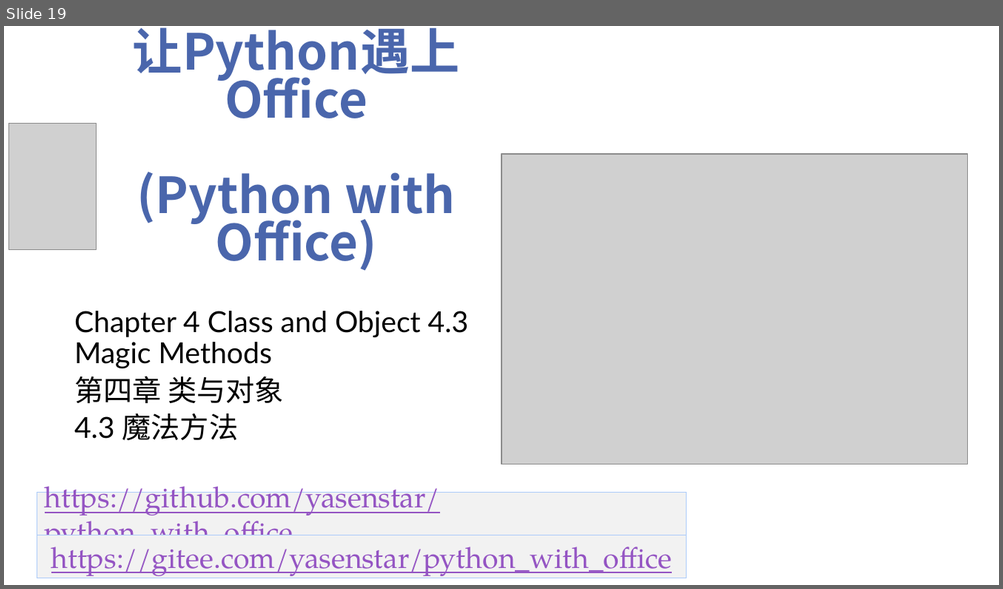
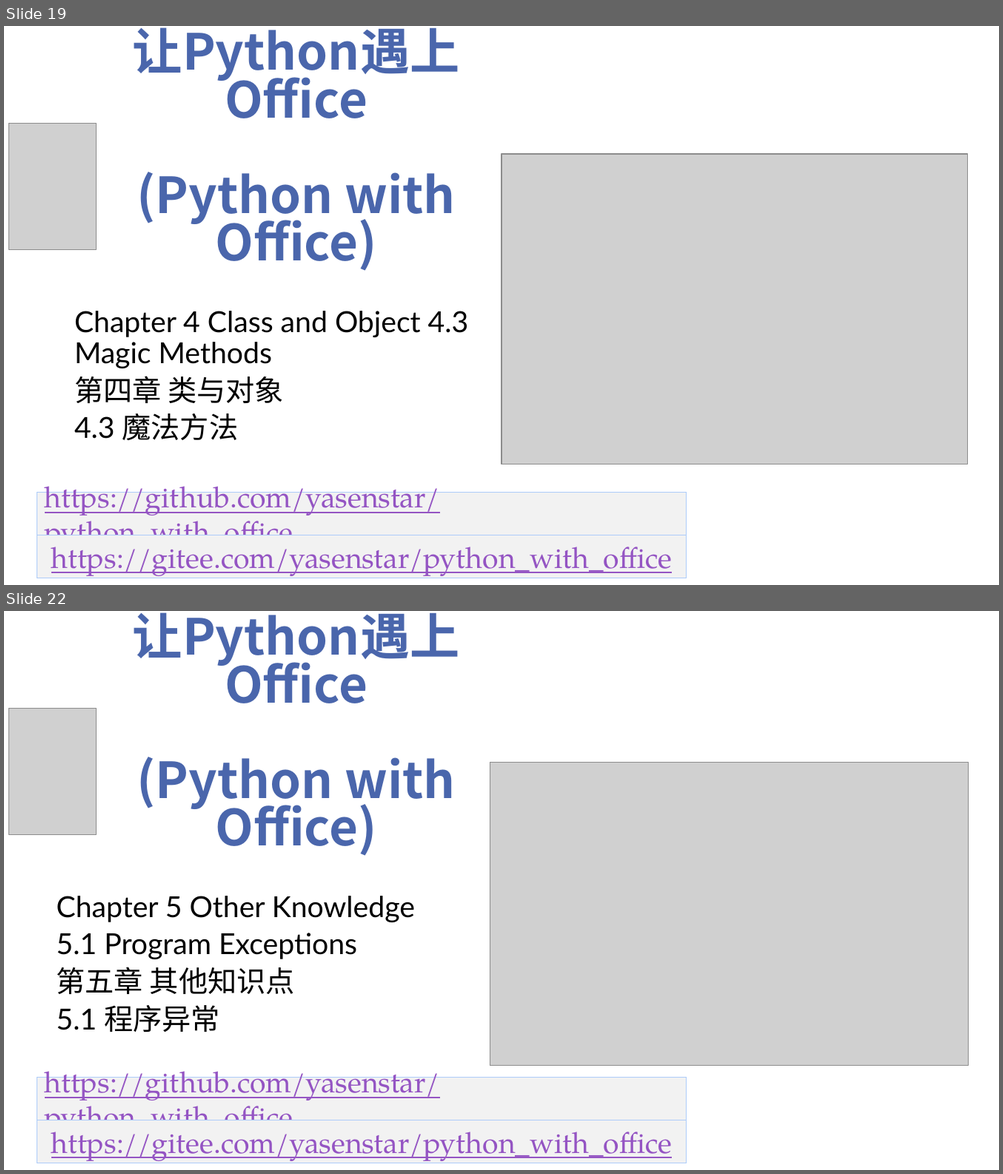
Before and after one commit to yasenstar/python_with_office, a slide deck: Video_Covers.pptx. Shown one above the other, each under a label of ours: slide 19 before the commit, slides 19 and 22 after it; the slides between them are not shown. The pictures are 1003x589 and 1003x1174 pixels, drawn with LibreOffice and Linux fonts; fonts in the diff are those of the drawing; grey boxes stand for pictures; background and template pictures are left out. Boxes give left, top, right and bottom in pixels: in the first picture for what was removed or moved away, otherwise in the second. Text is boxed around its words. In the diff, an @@ line names an element or a change of style, - is before the commit and + after.

```diff
--- a/Video_Covers.pptx
+++ b/Video_Covers.pptx
@@ slide 22 added at <box>4,611,999,1170</box>, background picture (left out) @@
@@ title added at <box>133,612,460,856</box>, 48 pt, text #4A66AC, bold @@
+让Python遇上Office
+(Python with Office)
@@ picture added at <box>8,708,96,834</box> @@
@@ picture added at <box>489,763,968,1066</box> @@
@@ subtitle added at <box>57,896,415,1033</box>, 28 pt, text #000000 @@
+Chapter 5 Other Knowledge
+5.1 Program Exceptions
+第五章 其他知识点
+5.1 程序异常
@@ rectangle added at <box>37,1078,686,1121</box>, fill #F2F2F2, outline #ACCBF9 0.75 pt, 28 pt, text #9454C3, underline @@
+https://github.com/yasenstar/python_with_office
@@ rectangle added at <box>37,1121,686,1163</box>, fill #F2F2F2, outline #ACCBF9 0.75 pt, 28 pt, text #9454C3, underline @@
+https://gitee.com/yasenstar/python_with_office
```
Also in this commit, not shown: 2 slides changed, 3 other slides added, 6 other files.
